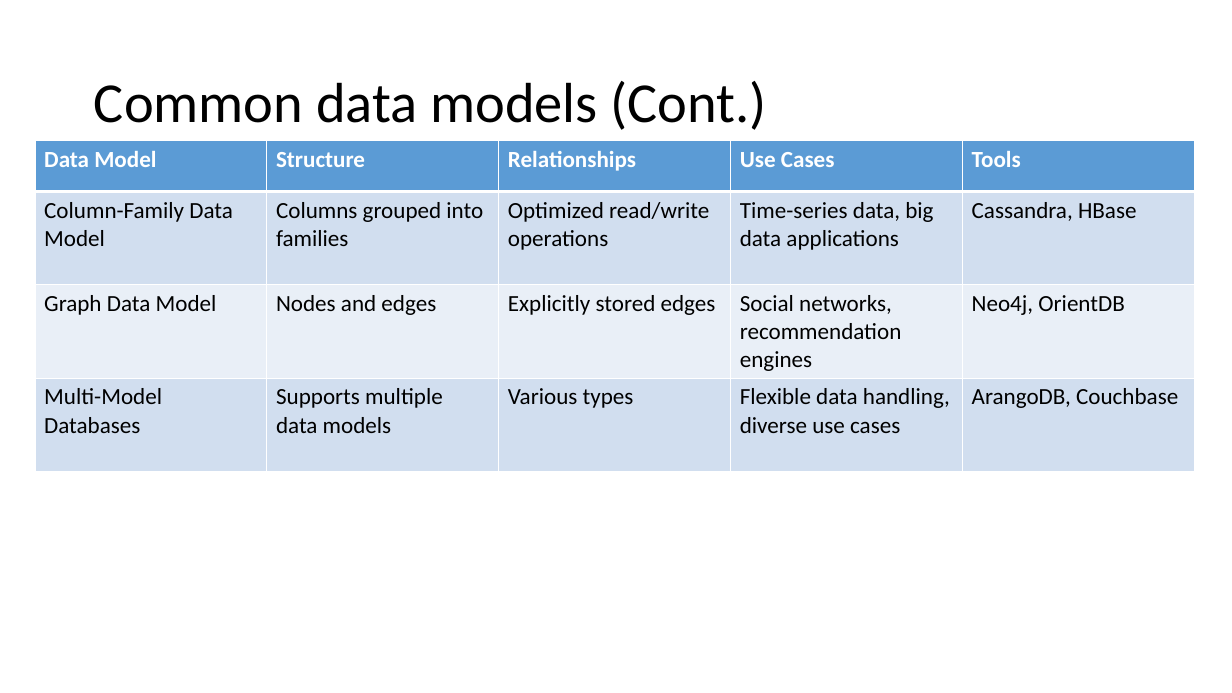
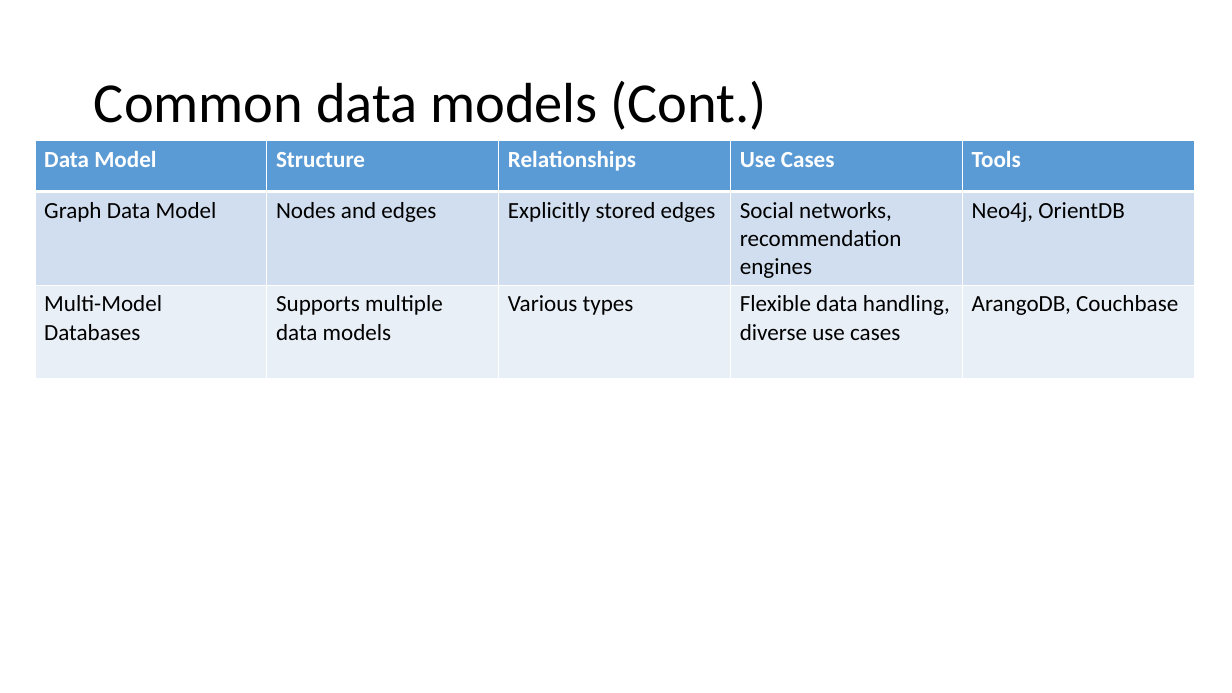
Before and after one commit to motazsaad/Exploratory-Analysis-of-Big-Data, a slide deck: slide 3 of PPT slides/02 EDABDC - Data Models - part 2.pptx. Drawn at 1232x693 pixels with LibreOffice and Linux fonts; fonts in the diff are those of the drawing. Boxes give left, top, right and bottom in pixels: in the first picture for what was removed or moved away, otherwise in the second. Text is boxed around its words. In the diff, an @@ line names an element or a change of style, - is before the commit and + after.

```diff
--- a/PPT slides/02 EDABDC - Data Models - part 2.pptx
+++ b/PPT slides/02 EDABDC - Data Models - part 2.pptx
@@ table at <box>35,140,1195,693</box> @@
-row 2: Column-Family Data Model | Columns grouped into families | Optimized read/write operations | Time-series data, big data applications | Cassandra, HBase
```
Also in this commit, not shown: 3 slides added, 2 other files.
